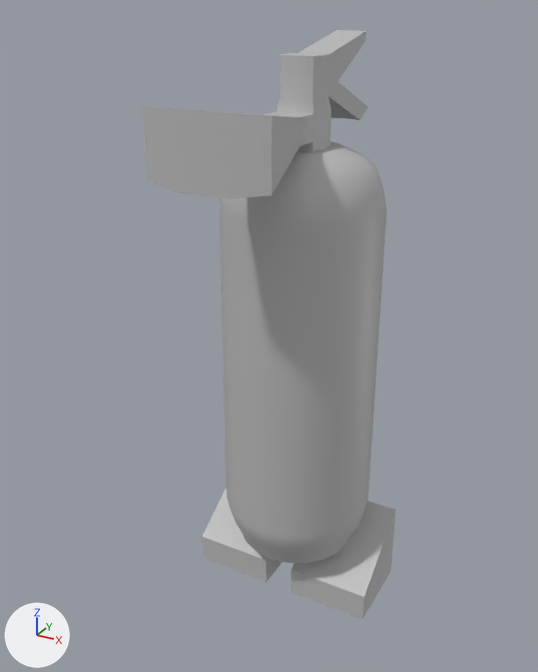
A saved change to the FBX model Assets/Models/Extinguisher.fbx.
Camera for both pictures: a 50 mm camera at (0.715, -1.452, 1.391) aimed at (-0.047, -0.067, 0.699). The axes (+X, +Y, +Z) are drawn at lower left. The lights are the same throughout. Where no turn or scale is listed for an object, it has been applied to the vertices.

The first picture shows 'ex_body', 'ex_lFoot', 'ex_rFoot', 'ex_top'.
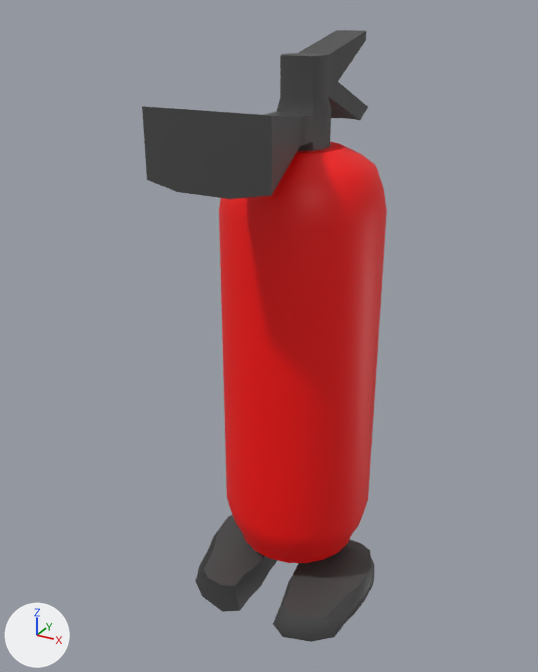
Where the newer file only moved an object's origin or applied its transform, the numbers keep the older frame.

Pixel boxes (x1, y1, x2, y2) of what changed, in the pictures (538 x 672 px):
'ex_top', recoloured
    both: (142, 30, 368, 199)
'ex_lFoot', reshaped, moved, turned, rescaled
    before: (291, 501, 396, 619)
    after: (273, 539, 375, 642)
'ex_rFoot', reshaped, moved, turned, rescaled
    before: (202, 487, 282, 582)
    after: (195, 515, 278, 612)
part 2 of me_mesh, built on
    before: (202, 487, 282, 582)
    after: (195, 515, 278, 612)
part 4 of me_mesh_002, added (red)
    after: (219, 210, 387, 537)
part 5 of me_mesh_002, recoloured (grey to red)
    both: (219, 142, 387, 563)

Patch to the scene script:
```diff
--- a/Assets/Models/Extinguisher.fbx.py
+++ b/Assets/Models/Extinguisher.fbx.py
@@ mat_extinguisherred @@
+mat_extinguisherred = principled_material('ExtinguisherRed')
+mat_extinguisherred.base_color = (1.0, 0.0, 0.0)  # red #ff0000
@@ mat_extinguishermetal @@
+mat_extinguishermetal = principled_material('ExtinguisherMetal')
+mat_extinguishermetal.base_color = (0.062, 0.062, 0.062)  # dark grey #464646
@@ me_mesh_001 @@
 # used by ob_ex_lfoot; parent = ob_extinguisher; location = (13.64, 0.0, 0.0); scale = (20.0, 20.0, 20.0)
-me_mesh_001.from_pydata(...)  # 8 vertices, 6 faces; spans x -0.5..0.5, y 0.017..1.017, z -0.5..0.5
-me_mesh_001.materials.append(mat_lambert1)  # grey #bcbcbc
+me_mesh_001.from_pydata(...)  # 92 vertices, 90 faces; spans x -22.659..-3.774, y -0.531..10.382, z -8.261..24.333
+# me_mesh_001 part 1: the whole mesh is rebuilt
+me_mesh_001.materials.append(mat_extinguishermetal)  # dark grey #464646
@@ me_mesh @@
 # used by ob_ex_rfoot; parent = ob_extinguisher; location = (-13.64, 0.0, 0.0); scale = (20.0, 20.0, 20.0)
-me_mesh.from_pydata(...)  # 8 vertices, 6 faces; spans x -0.5..0.5, y 0.017..1.017, z -0.5..0.5
-me_mesh.materials.append(mat_lambert1)  # grey #bcbcbc
+me_mesh.from_pydata(...)  # 92 vertices, 90 faces; spans x -22.659..-3.774, y -0.531..10.382, z -8.261..24.333
+# me_mesh part 2: the whole mesh is rebuilt
+# me_mesh part 3: the surface is now shaded smooth
+me_mesh.materials.append(mat_extinguishermetal)  # dark grey #464646
@@ me_mesh_003 @@
 me_mesh_003.from_pydata(...)  # 108 vertices, 106 faces; spans x -0.128..0.128, y -0.388..0.276, z -0.069..0.181
-me_mesh_003.materials.append(mat_lambert1)  # grey #bcbcbc
+me_mesh_003.materials.append(mat_extinguishermetal)  # dark grey #464646
@@ me_mesh_002 @@
 # used by ob_ex_body; location = (0.0, 0.0, 0.627)
-me_mesh_002.from_pydata(...)  # 182 vertices, 200 faces; spans x -0.183..0.183, y -0.183..0.183, z -0.496..0.496
+me_mesh_002.from_pydata(...)  # 262 vertices, 280 faces; spans x -0.183..0.183, y -0.183..0.183, z -0.496..0.496
+# me_mesh_002 part 4: 80 vertices added at x -0.183..0.183, y -0.183..0.183, z -0.236..0.214
+# me_mesh_002 part 5: 180 faces spanning x -0.183..0.183, y -0.183..0.183, z -0.496..0.496 switch from mat_lambert1 (grey #bcbcbc) to mat_extinguisherred (red #ff0000)
@@ ob_ex_lfoot @@
 ob_ex_lfoot = bpy.data.objects.new('ex_lFoot', me_mesh_001)
-ob_ex_lfoot.parent = ob_extinguisher
-ob_ex_lfoot.location = (13.64, 0.0, 0.0)
-ob_ex_lfoot.scale = (20.0, 20.0, 20.0)
+ob_ex_lfoot.location = (-0.000653, 0.0, 0.0)
+ob_ex_lfoot.rotation_euler = (-1.571, 0.0, 0.0)  # degrees (-90, 0, 0)
+ob_ex_lfoot.scale = (-0.01, -0.01, -0.01)
@@ ob_ex_rfoot @@
 ob_ex_rfoot = bpy.data.objects.new('ex_rFoot', me_mesh)
-ob_ex_rfoot.parent = ob_extinguisher
-ob_ex_rfoot.location = (-13.64, 0.0, 0.0)
-ob_ex_rfoot.scale = (20.0, 20.0, 20.0)
+ob_ex_rfoot.location = (0.0, 0.0, 0.0)
+ob_ex_rfoot.rotation_euler = (1.571, 0.0, 0.0)  # degrees (90, 0, 0)
+ob_ex_rfoot.scale = (0.01, 0.01, 0.01)
```
